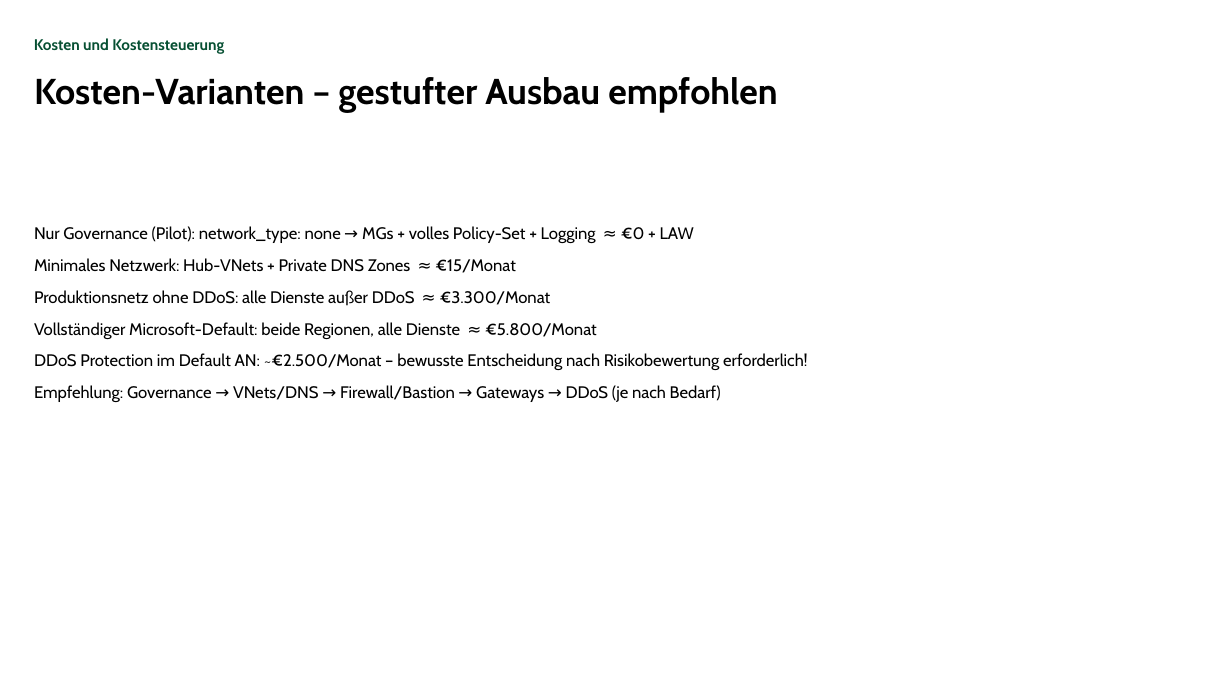
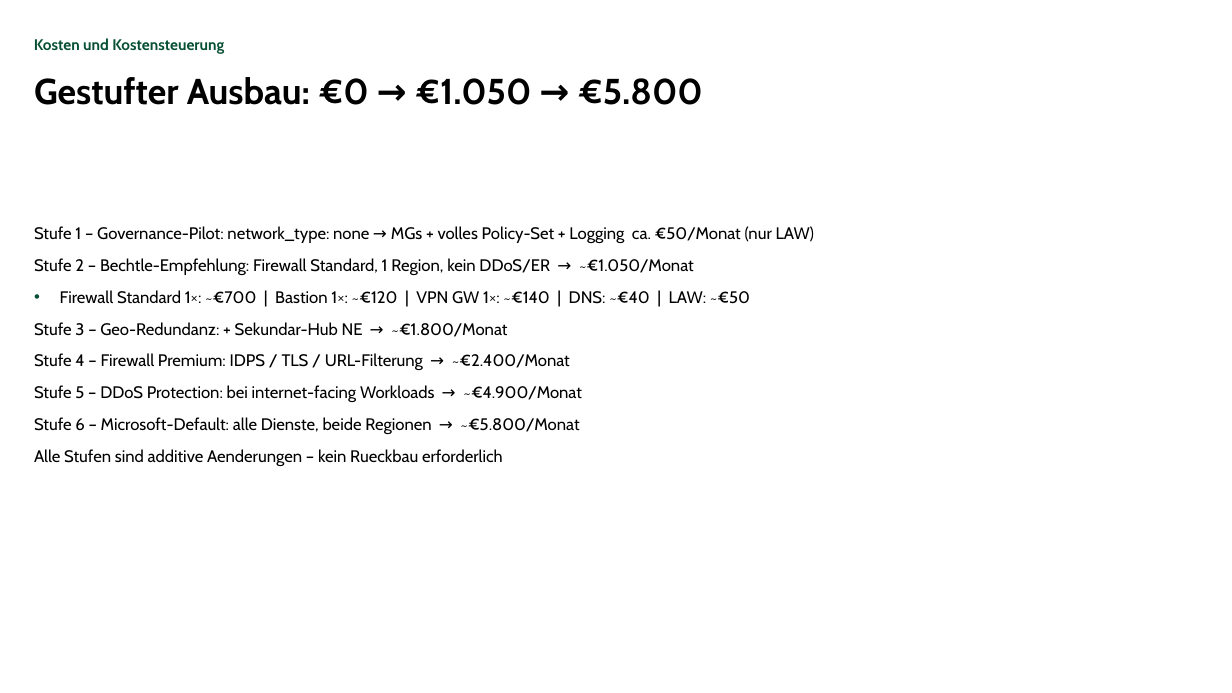
Before and after one commit to YannickBeck/azure-landing-zone, a slide deck: slide 24 of docs/konzept/Powerpoint/Azure-Landing-Zone-Konzept.pptx. Drawn at 1232x693 pixels with LibreOffice and Linux fonts; fonts in the diff are those of the drawing; background and template pictures are left out. Boxes give left, top, right and bottom in pixels: in the first picture for what was removed or moved away, otherwise in the second. Text is boxed around its words. In the diff, an @@ line names an element or a change of style, - is before the commit and + after.

```diff
--- a/docs/konzept/Powerpoint/Azure-Landing-Zone-Konzept.pptx
+++ b/docs/konzept/Powerpoint/Azure-Landing-Zone-Konzept.pptx
@@ title at (x1=34, y1=77, x2=703, y2=105): text changed @@
-Kosten-Varianten – gestufter Ausbau empfohlen
+Gestufter Ausbau: €0 → €1.050 → €5.800
@@ text at (x1=34, y1=226, x2=815, y2=466): text changed @@
-Nur Governance (Pilot): network_type: none → MGs + volles Policy-Set + Logging ≈ €0 + LAW
-Minimales Netzwerk: Hub-VNets + Private DNS Zones ≈ €15/Monat
-Produktionsnetz ohne DDoS: alle Dienste außer DDoS ≈ €3.300/Monat
-Vollständiger Microsoft-Default: beide Regionen, alle Dienste ≈ €5.800/Monat
-DDoS Protection im Default AN: ~€2.500/Monat – bewusste Entscheidung nach Risikobewertung erforderlich!
-Empfehlung: Governance → VNets/DNS → Firewall/Bastion → Gateways → DDoS (je nach Bedarf)
+Stufe 1 – Governance-Pilot: network_type: none → MGs + volles Policy-Set + Logging ca. €50/Monat (nur LAW)
+Stufe 2 – Bechtle-Empfehlung: Firewall Standard, 1 Region, kein DDoS/ER → ~€1.050/Monat
+  • Firewall Standard 1×: ~€700 | Bastion 1×: ~€120 | VPN GW 1×: ~€140 | DNS: ~€40 | LAW: ~€50
+Stufe 3 – Geo-Redundanz: + Sekundar-Hub NE → ~€1.800/Monat
+Stufe 4 – Firewall Premium: IDPS / TLS / URL-Filterung → ~€2.400/Monat
+Stufe 5 – DDoS Protection: bei internet-facing Workloads → ~€4.900/Monat
+Stufe 6 – Microsoft-Default: alle Dienste, beide Regionen → ~€5.800/Monat
+Alle Stufen sind additive Aenderungen – kein Rueckbau erforderlich
```
Also in this commit, not shown: 3 other slides changed, 3 other files.
